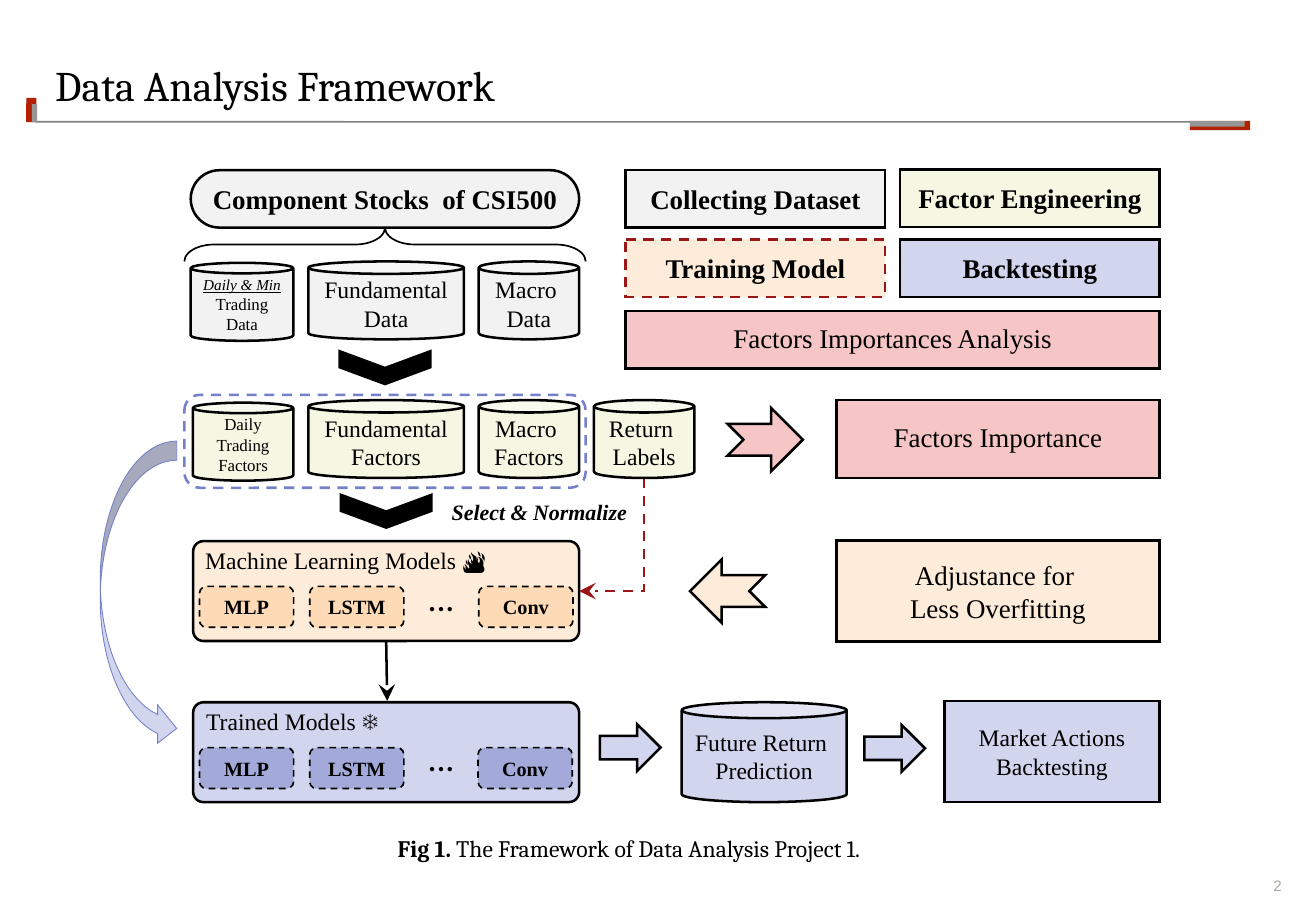
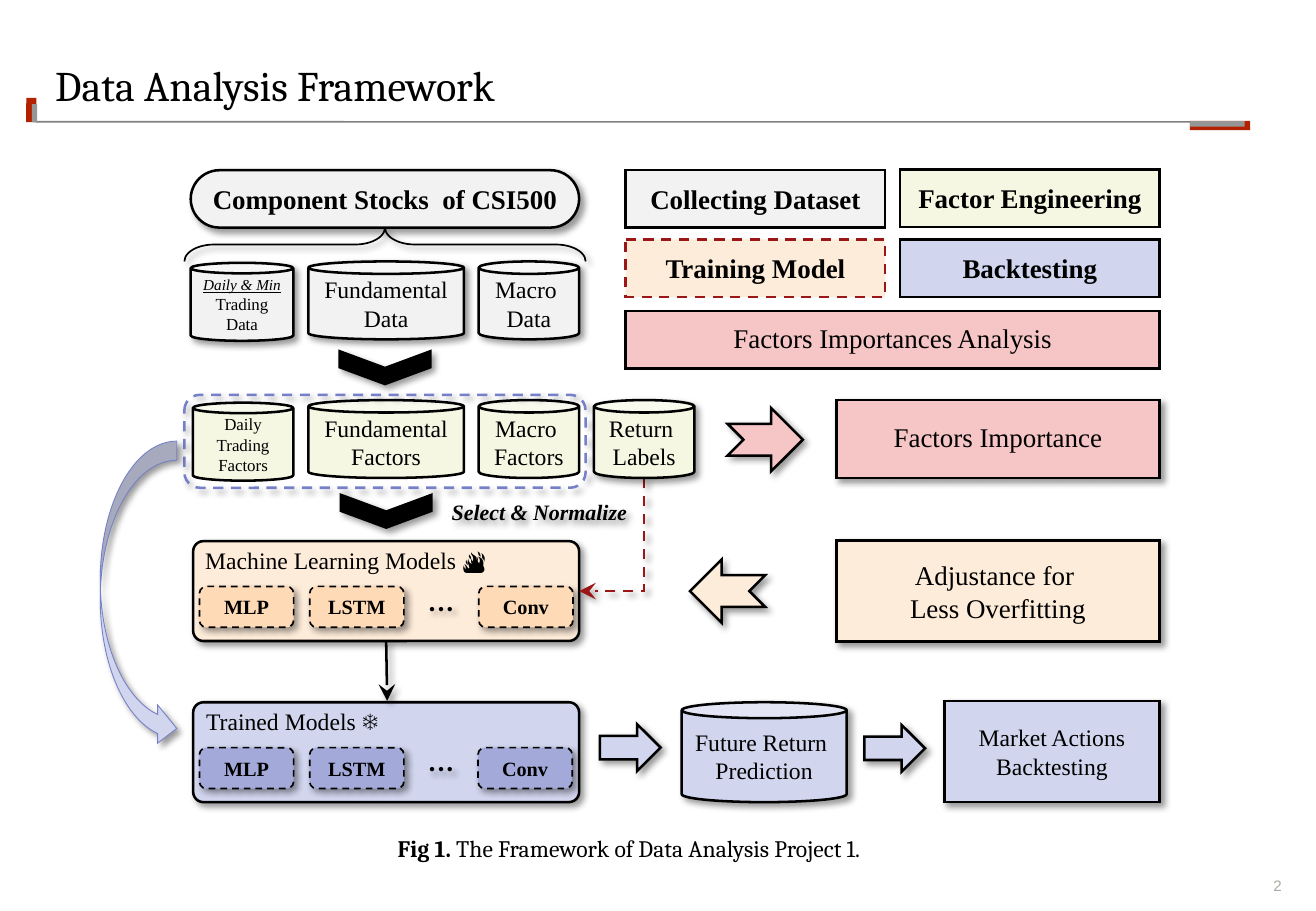
Before and after one commit to KarryRen/Introduction-to-Fintech, a slide deck: slide 2 of Data-Analysis-Project1/Data analysis project 1.pptx. Drawn at 1316x911 pixels with LibreOffice and Linux fonts; fonts in the diff are those of the drawing; background and template pictures are left out. Boxes give left, top, right and bottom in pixels: in the first picture for what was removed or moved away, otherwise in the second. Text is boxed around its words. In the diff, an @@ line names an element or a change of style, - is before the commit and + after.

```diff
--- a/Data-Analysis-Project1/Data analysis project 1.pptx
+++ b/Data-Analysis-Project1/Data analysis project 1.pptx
@@ rounded rectangle "Component Stocks of CSI500" at (191,170,580,227): less space between paragraphs; shadow on @@
@@ rectangle "Factors Importance" at (836,400,1159,478): less space between paragraphs; shadow on @@
@@ shadow on in 24 elements at (191,264,293,341), (309,261,464,339), (479,261,580,339), (199,587,293,628), (310,587,403,628), (479,587,572,628), (594,400,695,478), (199,749,293,790), (310,749,403,790), (479,749,572,790), (682,702,847,802), (944,701,1159,802), (836,541,1159,642), (193,542,580,642), (185,227,586,261), (340,351,431,385), (341,494,432,528), (193,702,580,802), (600,724,661,772), (185,395,586,488), (865,725,926,773), (728,408,803,471), (690,560,766,623), (101,441,177,747) @@
@@ text "Trained Models ❄️" at (206,713,356,731): less space between paragraphs @@
```
Also in this commit, not shown: 1 other slide changed, 4 other files.
